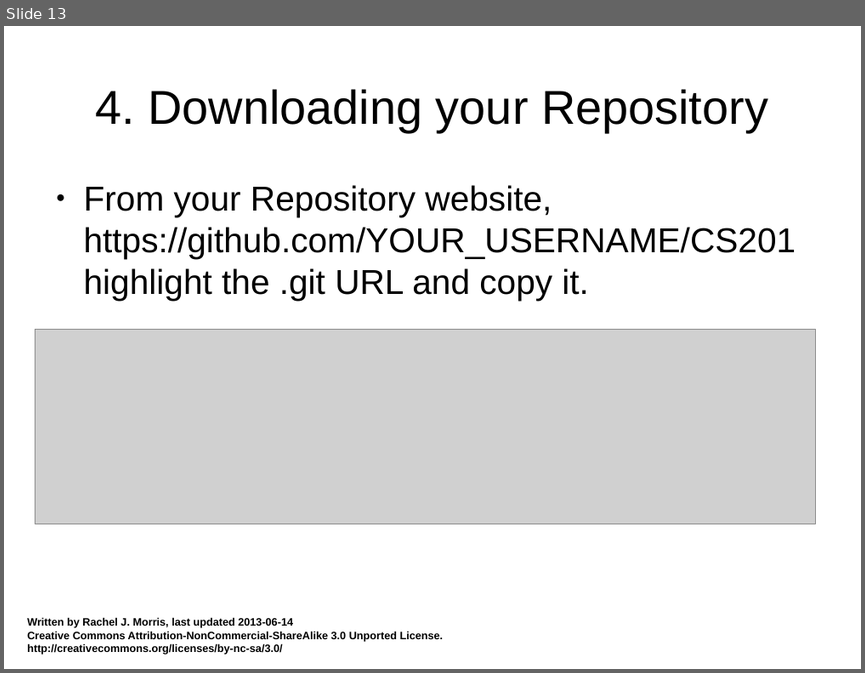
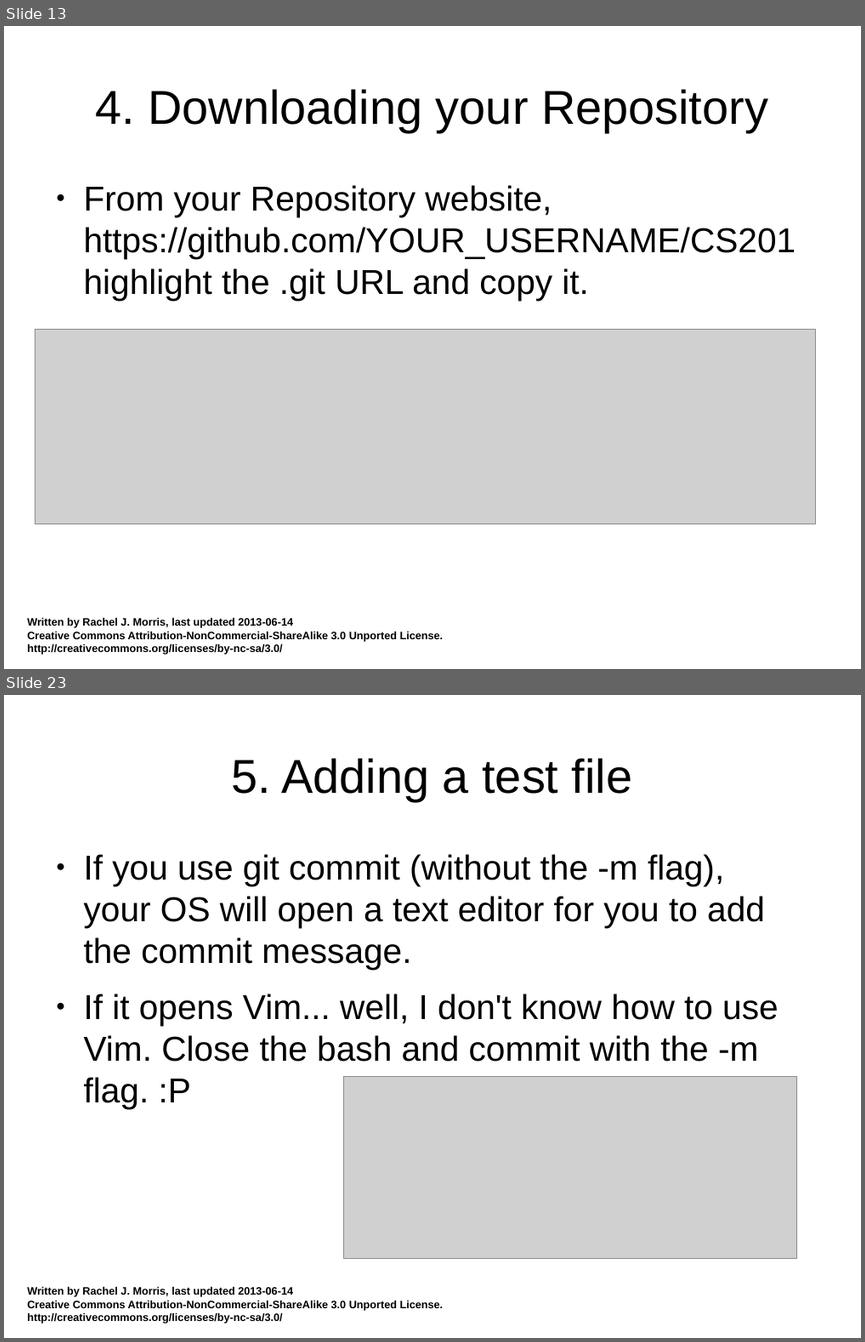
Before and after one commit to mactwist555/CPP-Course, a slide deck: Extra/How to use Git - GitBash.odp. Shown one above the other, each under a label of ours: slide 13 before the commit, slides 13 and 23 after it; the slides between them are not shown. The pictures are 865x673 and 865x1342 pixels, drawn with LibreOffice and Linux fonts; fonts in the diff are those of the drawing; grey boxes stand for pictures. Boxes give left, top, right and bottom in pixels: in the first picture for what was removed or moved away, otherwise in the second. Text is boxed around its words. In the diff, an @@ line names an element or a change of style, - is before the commit and + after.

Commit message:
Added instructions for using Git Bash / CLI
I'm not much of a CLI person, but I always prefer source control from
command line. :B

```diff
--- a/Extra/How to use Git - GitBash.odp
+++ b/Extra/How to use Git - GitBash.odp
@@ slide 23 added at bbox=[4, 695, 861, 1338], background #FFFFFF; not listed: 1 template element that a slide beside it also shows @@
@@ title added at bbox=[232, 758, 632, 801], 44 pt, text #000000 @@
+5. Adding a test file
@@ text added at bbox=[84, 854, 778, 1109], 32 pt, text #000000 @@
+● If you use git commit (without the -m flag), your OS will open a text editor for you to add the commit message.
+● If it opens Vim... well, I don't know how to use Vim. Close the bash and commit with the -m flag. :P
@@ picture added at bbox=[344, 1076, 797, 1259] @@
```
Also in this commit, not shown: 9 slides changed, 5 other slides added, 6 slides removed.
